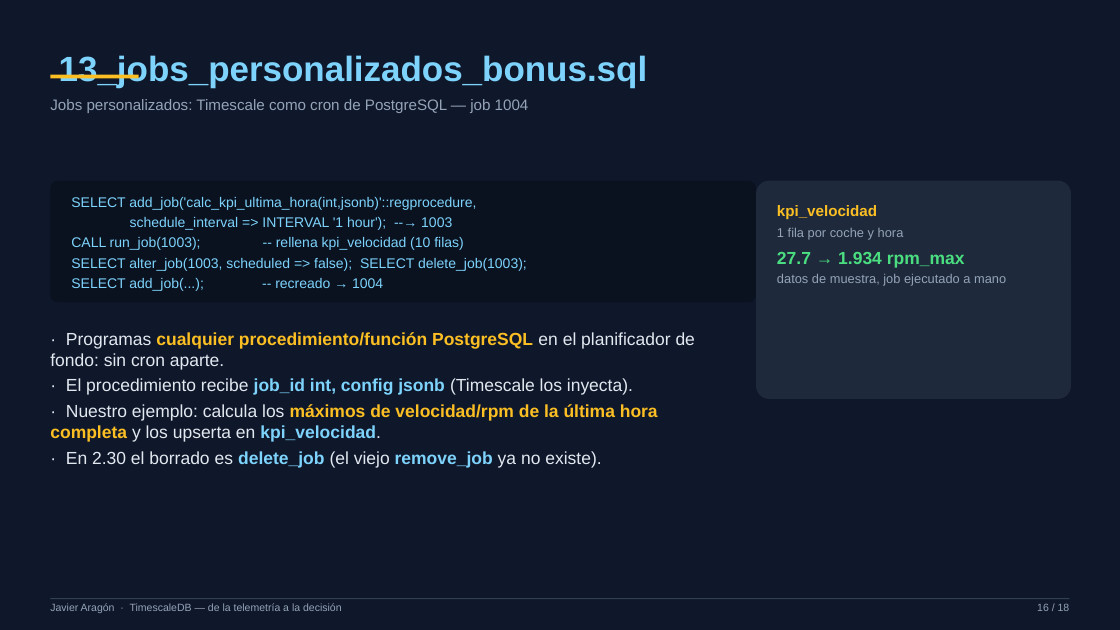
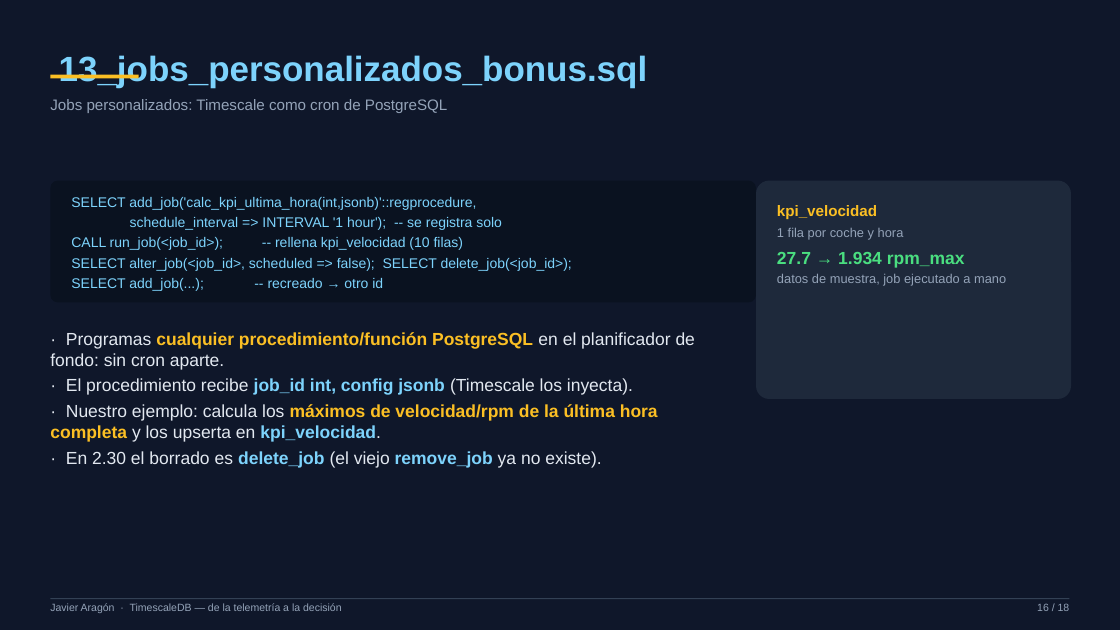
Before and after one commit to xavipuerto/autometrics-demo, a slide deck: slide 16 of presentacion/TimescaleDB-PPT-Javier.pptx. Drawn at 1120x630 pixels with LibreOffice and Linux fonts; fonts in the diff are those of the drawing. Boxes give left, top, right and bottom in pixels: in the first picture for what was removed or moved away, otherwise in the second. Text is boxed around its words. In the diff, an @@ line names an element or a change of style, - is before the commit and + after.

Commit message:
PPT: quitar ids de jobs (1000/1001/1002/1004) y hablar de politicas/procesos

```diff
--- a/presentacion/TimescaleDB-PPT-Javier.pptx
+++ b/presentacion/TimescaleDB-PPT-Javier.pptx
@@ text at (50, 99, 447, 113): text changed @@
-Jobs personalizados: Timescale como cron de PostgreSQL — job 1004
+Jobs personalizados: Timescale como cron de PostgreSQL
@@ text at (71, 217, 572, 291): text changed @@
-schedule_interval => INTERVAL '1 hour'); --→ 1003
-CALL run_job(1003); -- rellena kpi_velocidad (10 filas)
-SELECT alter_job(1003, scheduled => false); SELECT delete_job(1003);
-SELECT add_job(...); -- recreado → 1004
+schedule_interval => INTERVAL '1 hour'); -- se registra solo
+CALL run_job(<job_id>); -- rellena kpi_velocidad (10 filas)
+SELECT alter_job(<job_id>, scheduled => false); SELECT delete_job(<job_id>);
+SELECT add_job(...); -- recreado → otro id
```
Also in this commit, not shown: 6 other slides changed, 1 other file.
